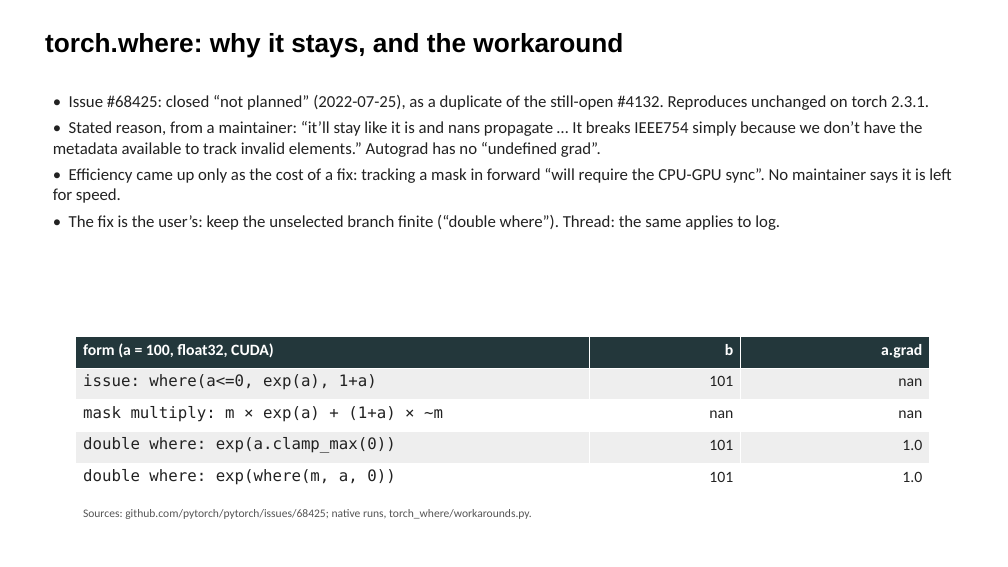
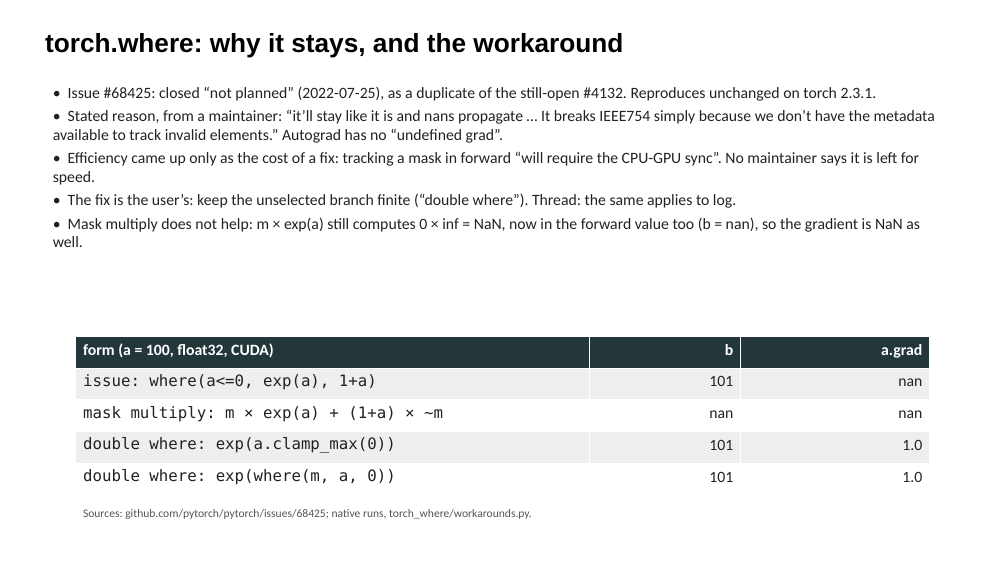
Before and after one commit to parfloat/SC26-Tutorial, a slide deck: slide 10 of lu_solve_gpu/LU_Slides.pptx. Drawn at 1008x567 pixels with LibreOffice and Linux fonts; fonts in the diff are those of the drawing. Boxes give left, top, right and bottom in pixels: in the first picture for what was removed or moved away, otherwise in the second. Text is boxed around its words. In the diff, an @@ line names an element or a change of style, - is before the commit and + after.

```diff
--- a/lu_solve_gpu/LU_Slides.pptx
+++ b/lu_solve_gpu/LU_Slides.pptx
@@ text "• Issue #68425: closed “not ...": place and size @@
-text "• Issue #68425: closed “not ..." at (53, 95, 951, 230)
+text "• Issue #68425: closed “not ..." at (53, 86, 935, 247)
@@ text at (53, 86, 935, 208): size 16 to 15 pt in "• Issue #68425: closed “not planned” (2022-07-25), ...", "• Stated reason, from a maintainer: “it’ll ...", "• Efficiency came up only as the ...", "• The fix is the user’s: keep ..."; less space between paragraphs @@
@@ text at (53, 217, 920, 247): paragraph added @@
+• Mask multiply does not help: m × exp(a) still computes 0 × inf = NaN, now in the forward value too (b = nan), so the gradient is NaN as well.
```
Also in this commit, not shown: 1 other file.
